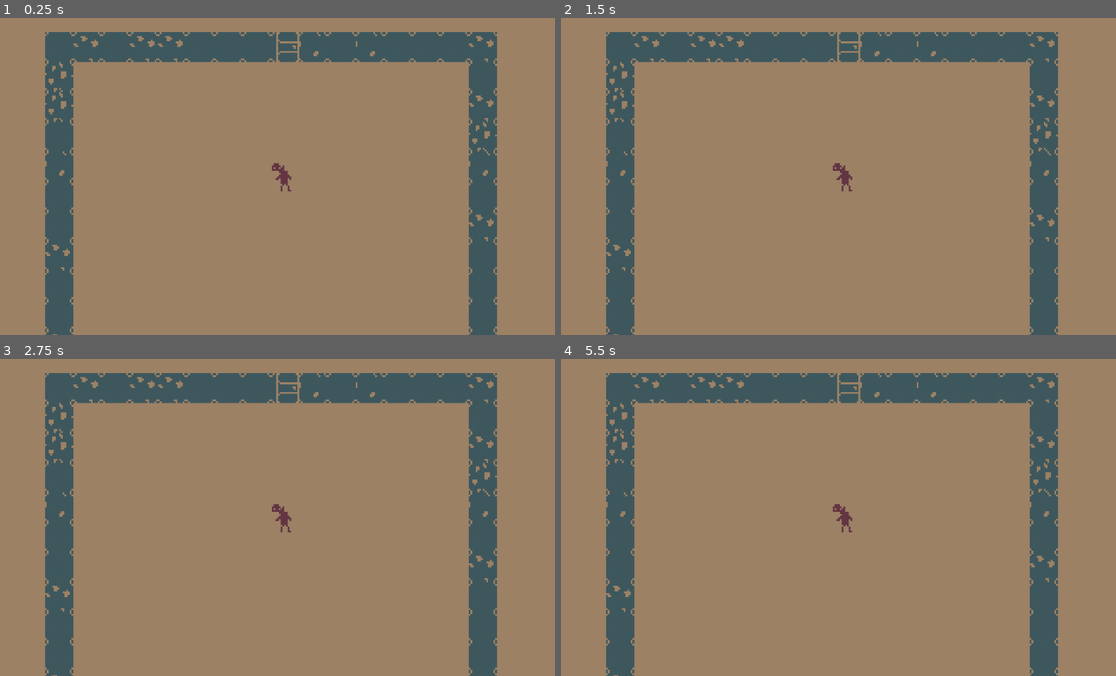
Above: before the commit, frames 1-4 (two rows, left to right).
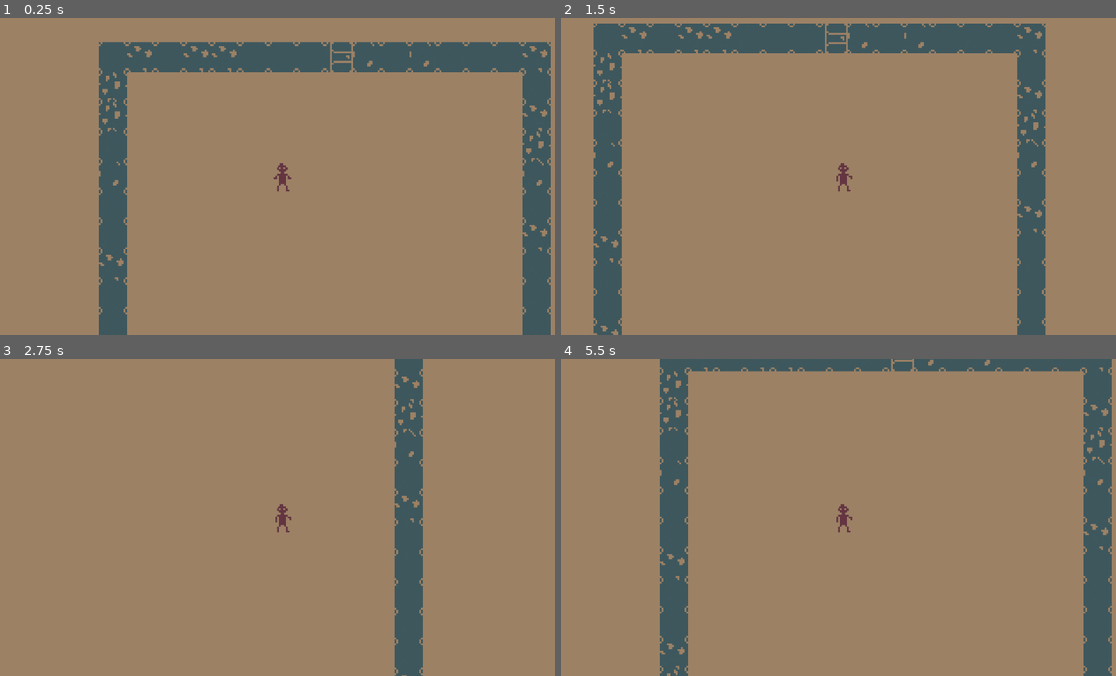
Above: after the commit, the same moments.

Repository: ThomasLandstra/Rougelike
Game: Godot game, scene res://game scene.tscn
Two runs of this game, one before a commit and one after it. Both use one fixed random seed, a clock stepped at 60 frames per second and the inputs below.
Inputs:
- Up to frame 1 (0.25 s): no input
- Up to frame 2 (1.5 s): tap Enter at 0.5 s; hold Right (ui_right) 0.53-1.28 s; hold Down (ui_down) from 1.28 s (still down)
- Up to frame 3 (2.75 s): release Down (ui_down) at 2.03 s; hold Right (ui_right) from 2.03 s (still down)
- Up to frame 4 (5.5 s): release Right (ui_right) at 2.78 s; hold Up (ui_up) 2.78-3.53 s; hold Left (ui_left) 3.53-5.03 s; hold Down (ui_down) from 5.03 s (still down)

The runs differ from the first frame. In frame 1, 23% of the frame differs, in the area x 8-100%, y 4-100%; in frame 2, 13%; in frame 3, 19%; in frame 4, 27%, in the area x 8-100%, y 0-100%.

Commit message:
movement and animations

Diff:
--- /dev/null
+++ b/body.gd
@@ -0,0 +1,16 @@
+extends Sprite
+
+
+# Declare member variables here. Examples:
+# var a = 2
+# var b = "text"
+
+
+# Called when the node enters the scene tree for the first time.
+func _ready():
+	pass # Replace with function body.
+
+
+# Called every frame. 'delta' is the elapsed time since the previous frame.
+#func _process(delta):
+#	pass
--- a/game scene.tscn
+++ b/game scene.tscn
@@ -1,14 +1,18 @@
-[gd_scene load_steps=6 format=2]
+[gd_scene load_steps=11 format=2]
 
 [ext_resource path="res://src/tilemap.tres" type="TileSet" id=1]
 [ext_resource path="res://src/player/player.png" type="Texture" id=2]
 [ext_resource path="res://src/scripts/scene_controller.gd" type="Script" id=3]
-
-[sub_resource type="Animation" id=1]
-resource_name = "Idle_Left"
-loop = true
-tracks/0/type = "value"
-tracks/0/path = NodePath("player:frame")
+[ext_resource path="res://src/scripts/player.gd" type="Script" id=4]
+
+[sub_resource type="RectangleShape2D" id=4]
+extents = Vector2( 5.5, 8 )
+
+[sub_resource type="Animation" id=5]
+resource_name = "Idle_East"
+loop = true
+tracks/0/type = "value"
+tracks/0/path = NodePath("body:frame")
 tracks/0/interp = 1
 tracks/0/loop_wrap = true
 tracks/0/imported = false
@@ -20,7 +24,62 @@
 "values": [ 0, 1, 2, 3, 4, 5 ]
 }
 tracks/1/type = "value"
-tracks/1/path = NodePath("player:flip_h")
+tracks/1/path = NodePath("body:flip_h")
+tracks/1/interp = 1
+tracks/1/loop_wrap = true
+tracks/1/imported = false
+tracks/1/enabled = true
+tracks/1/keys = {
+"times": PoolRealArray( 0 ),
+"transitions": PoolRealArray( 1 ),
+"update": 1,
+"values": [ true ]
+}
+tracks/2/type = "value"
+tracks/2/path = NodePath("CollisionShape2D:position")
+tracks/2/interp = 1
+tracks/2/loop_wrap = true
+tracks/2/imported = false
+tracks/2/enabled = true
+tracks/2/keys = {
+"times": PoolRealArray( 0 ),
+"transitions": PoolRealArray( 1 ),
+"update": 0,
+"values": [ Vector2( 8.5, 8 ) ]
+}
+tracks/3/type = "value"
+tracks/3/path = NodePath("CollisionShape2D:shape")
+tracks/3/interp = 1
+tracks/3/loop_wrap = true
+tracks/3/imported = false
+tracks/3/enabled = true
+tracks/3/keys = {
+"times": PoolRealArray( 0 ),
+"transitions": PoolRealArray( 1 ),
+"update": 1,
+"values": [ SubResource( 4 ) ]
+}
+
+[sub_resource type="RectangleShape2D" id=6]
+extents = Vector2( 5, 8 )
+
+[sub_resource type="Animation" id=7]
+resource_name = "Idle_North"
+loop = true
+tracks/0/type = "value"
+tracks/0/path = NodePath("body:frame")
+tracks/0/interp = 1
+tracks/0/loop_wrap = true
+tracks/0/imported = false
+tracks/0/enabled = true
+tracks/0/keys = {
+"times": PoolRealArray( 0, 0.2, 0.4, 0.6, 0.8, 1 ),
+"transitions": PoolRealArray( 1, 1, 1, 1, 1, 1 ),
+"update": 1,
+"values": [ 6, 7, 8, 9, 10, 11 ]
+}
+tracks/1/type = "value"
+tracks/1/path = NodePath("body:flip_h")
 tracks/1/interp = 1
 tracks/1/loop_wrap = true
 tracks/1/imported = false
@@ -31,11 +90,88 @@
 "update": 1,
 "values": [ false ]
 }
-
-[sub_resource type="Animation" id=2]
-loop = true
-tracks/0/type = "value"
-tracks/0/path = NodePath("player:frame")
+tracks/2/type = "value"
+tracks/2/path = NodePath("CollisionShape2D:position")
+tracks/2/interp = 1
+tracks/2/loop_wrap = true
+tracks/2/imported = false
+tracks/2/enabled = true
+tracks/2/keys = {
+"times": PoolRealArray( 0 ),
+"transitions": PoolRealArray( 1 ),
+"update": 0,
+"values": [ Vector2( 8, 8 ) ]
+}
+tracks/3/type = "value"
+tracks/3/path = NodePath("CollisionShape2D:shape")
+tracks/3/interp = 1
+tracks/3/loop_wrap = true
+tracks/3/imported = false
+tracks/3/enabled = true
+tracks/3/keys = {
+"times": PoolRealArray( 0 ),
+"transitions": PoolRealArray( 1 ),
+"update": 1,
+"values": [ SubResource( 6 ) ]
+}
+
+[sub_resource type="Animation" id=3]
+resource_name = "Idle_South"
+loop = true
+tracks/0/type = "value"
+tracks/0/path = NodePath("body:frame")
+tracks/0/interp = 1
+tracks/0/loop_wrap = true
+tracks/0/imported = false
+tracks/0/enabled = true
+tracks/0/keys = {
+"times": PoolRealArray( 0, 0.2, 0.4, 0.6, 0.8, 1 ),
+"transitions": PoolRealArray( 1, 1, 1, 1, 1, 1 ),
+"update": 1,
+"values": [ 12, 13, 14, 15, 16, 17 ]
+}
+tracks/1/type = "value"
+tracks/1/path = NodePath("body:flip_h")
+tracks/1/interp = 1
+tracks/1/loop_wrap = true
+tracks/1/imported = false
+tracks/1/enabled = true
+tracks/1/keys = {
+"times": PoolRealArray( 0 ),
+"transitions": PoolRealArray( 1 ),
+"update": 1,
+"values": [ false ]
+}
+tracks/2/type = "value"
+tracks/2/path = NodePath("CollisionShape2D:shape")
+tracks/2/interp = 1
+tracks/2/loop_wrap = true
+tracks/2/imported = false
+tracks/2/enabled = true
+tracks/2/keys = {
+"times": PoolRealArray( 0 ),
+"transitions": PoolRealArray( 1 ),
+"update": 1,
+"values": [ SubResource( 6 ) ]
+}
+tracks/3/type = "value"
+tracks/3/path = NodePath("CollisionShape2D:position")
+tracks/3/interp = 1
+tracks/3/loop_wrap = true
+tracks/3/imported = false
+tracks/3/enabled = true
+tracks/3/keys = {
+"times": PoolRealArray( 0 ),
+"transitions": PoolRealArray( 1 ),
+"update": 0,
+"values": [ Vector2( 8, 8 ) ]
+}
+
+[sub_resource type="Animation" id=8]
+resource_name = "Idle_West"
+loop = true
+tracks/0/type = "value"
+tracks/0/path = NodePath("body:frame")
 tracks/0/interp = 1
 tracks/0/loop_wrap = true
 tracks/0/imported = false
@@ -47,16 +183,40 @@
 "values": [ 0, 1, 2, 3, 4, 5 ]
 }
 tracks/1/type = "value"
-tracks/1/path = NodePath("player:flip_h")
-tracks/1/interp = 1
-tracks/1/loop_wrap = true
-tracks/1/imported = false
-tracks/1/enabled = true
-tracks/1/keys = {
-"times": PoolRealArray( 0 ),
-"transitions": PoolRealArray( 1 ),
-"update": 1,
-"values": [ true ]
+tracks/1/path = NodePath("body:flip_h")
+tracks/1/interp = 1
+tracks/1/loop_wrap = true
+tracks/1/imported = false
+tracks/1/enabled = true
+tracks/1/keys = {
+"times": PoolRealArray( 0 ),
+"transitions": PoolRealArray( 1 ),
+"update": 1,
+"values": [ false ]
+}
+tracks/2/type = "value"
+tracks/2/path = NodePath("CollisionShape2D:position")
+tracks/2/interp = 1
+tracks/2/loop_wrap = true
+tracks/2/imported = false
+tracks/2/enabled = true
+tracks/2/keys = {
+"times": PoolRealArray( 0 ),
+"transitions": PoolRealArray( 1 ),
+"update": 0,
+"values": [ Vector2( 7.5, 8 ) ]
+}
+tracks/3/type = "value"
+tracks/3/path = NodePath("CollisionShape2D:shape")
+tracks/3/interp = 1
+tracks/3/loop_wrap = true
+tracks/3/imported = false
+tracks/3/enabled = true
+tracks/3/keys = {
+"times": PoolRealArray( 0 ),
+"transitions": PoolRealArray( 1 ),
+"update": 1,
+"values": [ SubResource( 4 ) ]
 }
 
 [node name="Node2D" type="Node2D"]
@@ -68,22 +228,31 @@
 format = 1
 tile_data = PoolIntArray( -196614, 0, 0, -196613, 2, 0, -196612, 0, 0, -196611, 2, 0, -196610, 2, 0, -196609, 0, 0, -26 …(755 unchanged characters)…
 
-[node name="player" type="Sprite" parent="."]
-position = Vector2( 30.5383, 5.38142 )
+[node name="player" type="KinematicBody2D" parent="."]
+script = ExtResource( 4 )
+
+[node name="body" type="Sprite" parent="player"]
 scale = Vector2( 0.5, 0.5 )
 texture = ExtResource( 2 )
 centered = false
 hframes = 6
-frame = 5
+vframes = 3
+
+[node name="AnimationPlayer" type="AnimationPlayer" parent="player"]
+anims/Idle_East = SubResource( 5 )
+anims/Idle_North = SubResource( 7 )
+anims/Idle_South = SubResource( 3 )
+anims/Idle_West = SubResource( 8 )
 
 [node name="Camera2D" type="Camera2D" parent="player"]
-position = Vector2( 16, 16 )
+position = Vector2( 8, 8 )
+scale = Vector2( 0.5, 0.5 )
 current = true
 drag_margin_left = 0.0
 drag_margin_top = 0.0
 drag_margin_right = 0.0
 drag_margin_bottom = 0.0
 
-[node name="AnimationPlayer" type="AnimationPlayer" parent="."]
-anims/Idle_Left = SubResource( 1 )
-anims/Idle_Right = SubResource( 2 )
+[node name="CollisionShape2D" type="CollisionShape2D" parent="player"]
+position = Vector2( 7.5, 8 )
+shape = SubResource( 4 )
--- /dev/null
+++ b/src/scripts/player.gd
@@ -0,0 +1,33 @@
+extends KinematicBody2D
+
+
+# Variables
+var movement : Vector2 = Vector2.ZERO
+var MAX_SPEED : int = 50
+
+# Called at start
+func _ready():
+	$AnimationPlayer.play("Idle_South")
+
+# Called once per frame
+func _physics_process(delta):
+	var axis = get_input_axis() # Get direction
+
+	if axis == Vector2.ZERO: # Stop moving
+		movement = Vector2.ZERO
+	else: # Start/Continue moving
+		apply_movement(axis)
+
+	# Move
+	move_and_slide(movement)
+
+
+func get_input_axis():
+	var axis = Vector2.ZERO
+	axis.x = int(Input.is_action_pressed("ui_right")) - int(Input.is_action_pressed("ui_left"))
+	axis.y = int(Input.is_action_pressed("ui_down")) - int(Input.is_action_pressed("ui_up"))
+	return axis.normalized()
+
+func apply_movement(move_axis):
+	movement.x = move_axis.x * MAX_SPEED
+	movement.y = move_axis.y * MAX_SPEED
Not shown, changed: .mono/assemblies/Debug/GodotSharp.xml
Not shown, changed: .mono/assemblies/Debug/api_hash_cache.cfg
Binary file changed: src/player/player.png
Not shown, added: src/walls_and_objects/potion.png.import
Not shown, changed: .mono/assemblies/Debug/GodotSharp.dll
Not shown, changed: .mono/assemblies/Debug/GodotSharp.pdb
Not shown, changed: .mono/assemblies/Debug/GodotSharpEditor.dll
Not shown, changed: .mono/assemblies/Debug/GodotSharpEditor.pdb
Not shown, added: src/player/combined.piskel
Not shown, changed: src/player/player_north_idle.piskel
Not shown, changed: src/player/player_south_idle.piskel
